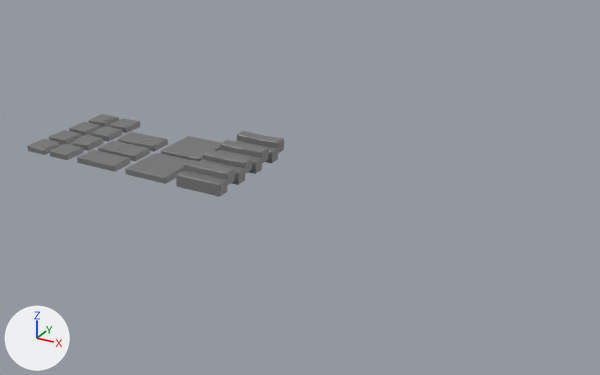
Two versions of the FBX model Assets/Models/Rooms_00_Template_0.fbx, one commit apart.
Before and after are seen from a 50 mm lens placed at (48.2, -47.3, 24.8), pointed at (20.4, 3.3, -0.5). The axes (+X, +Y, +Z) are drawn at lower left. The lights are the same throughout. Mesh edges are drawn as thin lines on the coarser meshes. Where no turn or scale is listed for an object, it has been applied to the vertices.

Names of what the first picture shows: 'Floor_2X4_00', 'Floor_2X4_01', 'Floor_2X4_02', 'Floor_4X4_00', 'Floor_4X4_01', 'Stairs_2X4_00', 'Stairs_2X4_01', 'Stairs_2X4_02', 'Stairs_2X4_03'.
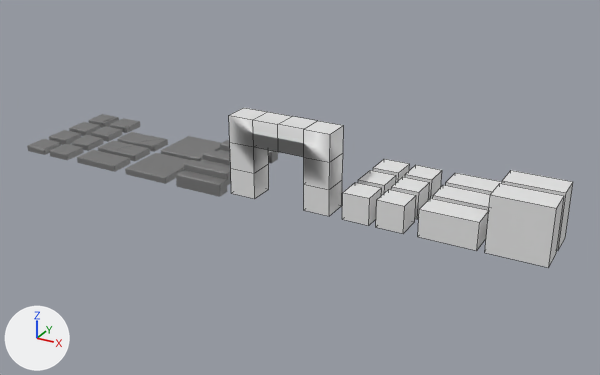
Commit message: Added Walls

Where the change shows, as pixel boxes (x1, y1, x2, y2) in the pictures (600 x 375 px):
'Door_2X4_00', added
    after: (229, 108, 344, 216)
'Wall_4x4_00', added
    after: (485, 183, 564, 268)
'Wall_2x4_00', added
    after: (418, 198, 489, 251)
'Wall_2x2_01', added
    after: (376, 189, 416, 233)
'Wall_4x4_01', added
    after: (502, 170, 573, 251)
'Wall_2x2_00', added
    after: (342, 182, 382, 225)
'Wall_2x4_01', added
    after: (433, 185, 491, 210)
'Wall_2x4_02', added
    after: (446, 173, 502, 194)
'Wall_2x2_03', added
    after: (391, 177, 430, 219)
'Wall_2x2_05', added
    after: (405, 165, 442, 200)
'Wall_2x2_02', added
    after: (358, 170, 396, 195)
'Wall_2x2_04', added
    after: (373, 159, 409, 182)

The edits, one by one:
Mesh me_cube_027 is new.
It is a box spanning x -1.0..1.0, y -1.0..1.0, z 0.0..2.0.
Mesh me_cube_032 is new.
It is a box spanning x -2.0..2.0, y -1.0..1.0, z 0.0..4.0.
Mesh me_cube_031 is new.
It is a box spanning x -2.0..2.0, y -1.0..1.0, z 0.0..2.0.
Mesh me_cube_016 is new.
It has 36 vertices, 41 faces and spans x -4.0..4.0, y -1.0..1.0, z 0.0..6.0.
Object 'Wall_2x2_05' (ob_wall_2x2_05) is new; it shows me_cube_027.
Its location is (29.5, 5.0, 0.0).
Object 'Wall_2x2_02' (ob_wall_2x2_02) is new; it shows a copy of me_cube_027.
Its location is (27.0, 2.5, 0.0).
Object 'Wall_2x2_04' (ob_wall_2x2_04) is new; it shows a copy of me_cube_027.
Its location is (27.0, 5.0, 0.0).
Object 'Wall_4x4_00' (ob_wall_4x4_00) is new; it shows me_cube_032.
Its location is (38.0, 0.0, 0.0).
Object 'Wall_2x2_03' (ob_wall_2x2_03) is new; it shows a copy of me_cube_027.
Its location is (29.5, 2.5, 0.0).
Object 'Wall_2x4_02' (ob_wall_2x4_02) is new; it shows me_cube_031.
Its location is (33.5, 5.0, 0.0).
Object 'Wall_2x4_01' (ob_wall_2x4_01) is new; it shows a copy of me_cube_031.
Its location is (33.5, 2.5, 0.0).
Object 'Door_2X4_00' (ob_door_2x4_00) is new; it shows me_cube_016.
Its location is (21.0, 0.0, 0.0).
Object 'Wall_2x2_01' (ob_wall_2x2_01) is new; it shows a copy of me_cube_027.
Its location is (29.5, 0.0, 0.0).
Object 'Wall_4x4_01' (ob_wall_4x4_01) is new; it shows a copy of me_cube_032.
Its location is (38.0, 2.5, 0.0).
Object 'Wall_2x4_00' (ob_wall_2x4_00) is new; it shows a copy of me_cube_031.
Its location is (33.5, 0.0, 0.0).
Object 'Wall_2x2_00' (ob_wall_2x2_00) is new; it shows a copy of me_cube_027.
Its location is (27.0, 0.0, 0.0).
